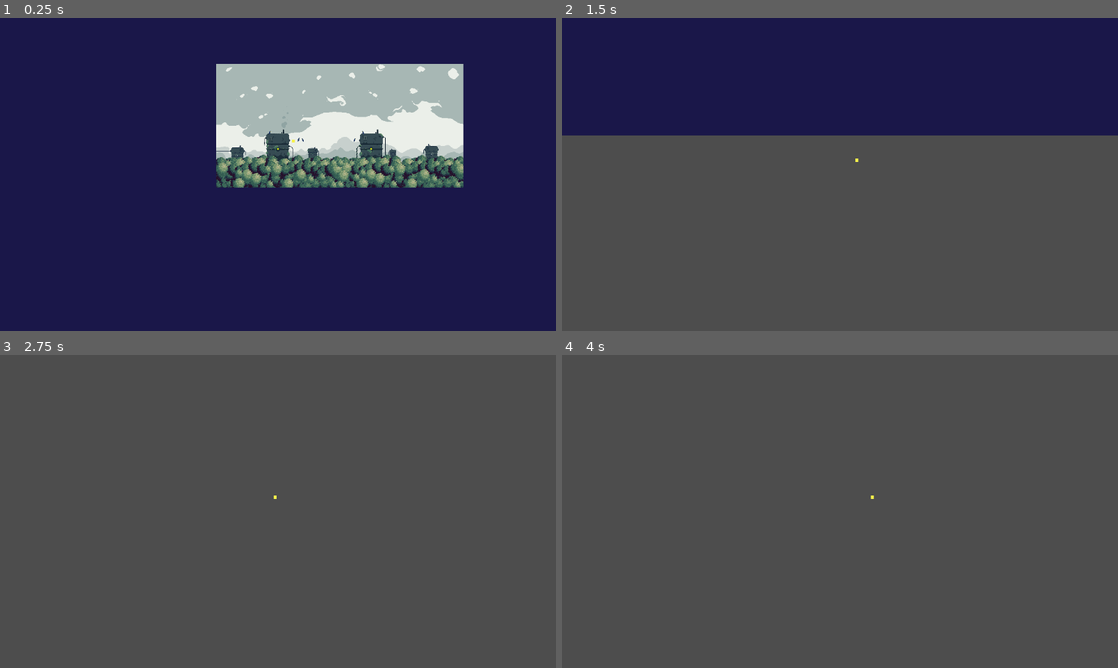
Above: before the commit, frames 1-4 (two rows, left to right).
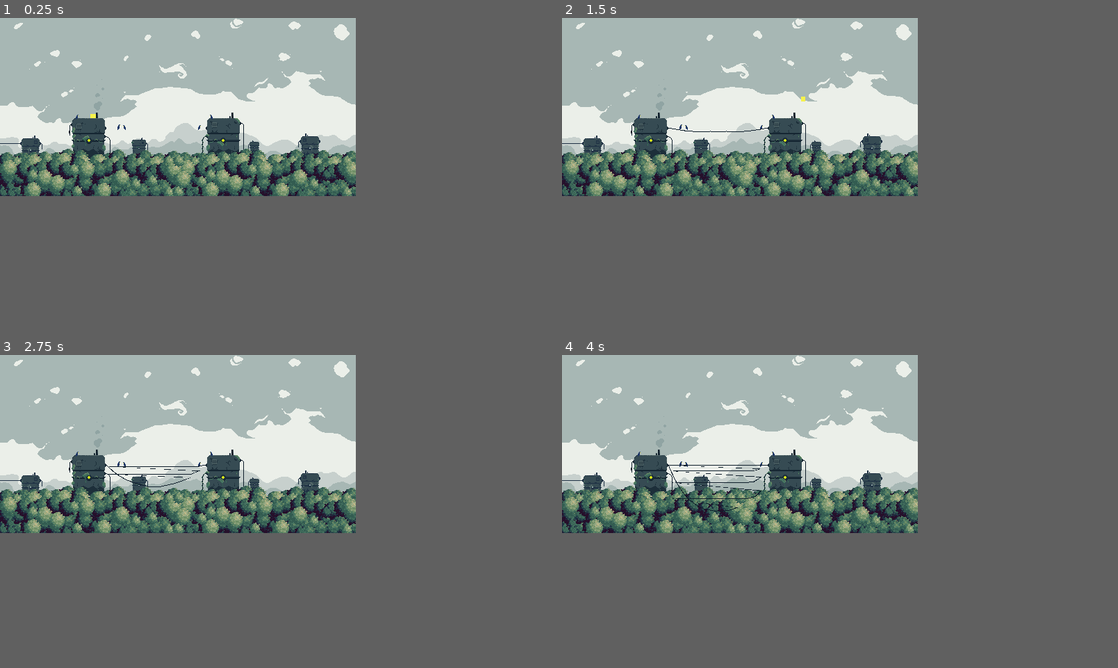
Above: after the commit, the same moments.

Repository: O-K-M-K/Godot-4-RopeMovement
Game: Godot game, scene res://World/World.tscn
Two runs of this game, one before a commit and one after it. Both use one fixed random seed, a clock stepped at 60 frames per second and the inputs below.
Inputs (mouse positions are in pixels of both pictures, inside the frame that each line leads up to):
- Up to frame 1 (0.25 s): no input
- Up to frame 2 (1.5 s): move the mouse to (962, 158) at 0.52 s; hold Space (jump) 0.53-1.28 s; hold Right (ui_right) from 0.53 s (still down); click (962, 158) at 0.67 s; move the mouse to (728, 190) at 1.27 s; tap Space (jump) at 1.35 s; click (728, 190) at 1.42 s
- Up to frame 3 (2.75 s): tap Space (jump) at 1.52, 1.82 s; move the mouse to (333, 442) at 2.02 s; release Right (ui_right) at 2.03 s; hold Left (ui_left) from 2.03 s (still down); hold Space (jump) from 2.03 s (still down); click (333, 442) at 2.17 s
- Up to frame 4 (4 s): move the mouse to (812, 574) at 2.77 s; release Left (ui_left) at 2.78 s; release Space (jump) at 2.78 s; hold Right (ui_right) from 2.78 s (still down); tap Space (jump) at 2.85, 3.02, 3.32 s; click (812, 574) at 2.92 s; move the mouse to (1006, 558) at 3.52 s; hold Space (jump) from 3.53 s (still down); click (1006, 558) at 3.67 s
In our replay, the window is 800x450 before the commit and 512x256 after it. These sizes can differ from the game's own. Grey fills any space a smaller window leaves; there, only what the larger window draws over its background counts as a difference.

The runs differ from the first frame. In frame 1, 40% of the frame differs, in the area x 0-84%, y 0-57%; in frame 2, 49%, in the area x 0-100%, y 0-57%; in frame 3, 35%; in frame 4, 35%.

Commit message:
Added partial rope physics

Diff:
--- a/Assets/Rope.tscn
+++ b/Assets/Rope.tscn
@@ -19,7 +19,9 @@
 visible = false
 
 [node name="RopeStartPiece2" parent="." instance=ExtResource("3_r4jng")]
+freeze = true
 script = null
 
 [node name="RopeEndPiece2" parent="." instance=ExtResource("3_r4jng")]
+freeze = true
 script = null
--- a/Assets/RopePiece.tscn
+++ b/Assets/RopePiece.tscn
@@ -7,9 +7,9 @@
 height = 12.0
 
 [node name="RopePeice" type="RigidBody2D"]
-collision_layer = 2
+collision_layer = 4
 collision_mask = 0
-gravity_scale = 0.5
+gravity_scale = 0.02
 linear_damp = 0.2
 angular_damp = 1.0
 script = ExtResource("1_6e3gb")
--- a/Assets/rope_peice.gd
+++ b/Assets/rope_peice.gd
@@ -1,4 +1,6 @@
+#@tool
 extends RigidBody2D
+class_name RopePiece
 
 var id := 1
 var parent : Object = null
--- a/Platforms/MovingPlatform.tscn
+++ b/Platforms/MovingPlatform.tscn
@@ -8,7 +8,7 @@
 move_to = Vector2(0, -64)
 
 [node name="ActualPlatform" type="AnimatableBody2D" parent="."]
-position = Vector2(0, -62.2077)
+position = Vector2(0, 54.1486)
 collision_layer = 2
 
 [node name="CollisionPolygon2D" type="CollisionPolygon2D" parent="ActualPlatform"]
--- a/Player/Player.gd
+++ b/Player/Player.gd
@@ -11,6 +11,8 @@
 # BASIC MOVEMENT VARAIABLES ---------------- #
 var face_direction := 1
 var x_dir := 1
+
+@export var mass : float = 10.0
 
 @export var max_speed: float = 560
 @export var acceleration: float = 2880
@@ -37,7 +39,8 @@
 var jump_buffer_timer : float = 0
 var is_jumping := false
 # ----------------------------------- #
-
+var attached_rope : Object = null
+var attached_rope_part_id : int = -INF
 
 # All iputs we want to keep track of
 func get_input() -> Dictionary:
@@ -154,3 +157,18 @@
 	# This way everything is contained in just 1 script with no node requirements
 	jump_coyote_timer -= delta
 	jump_buffer_timer -= delta
+
+
+
+func _on_rope_detector_body_entered(body: RopePiece) -> void:
+
+	attached_rope = body.parent
+	attached_rope.player_applied_force = mass * gravity_acceleration/100
+	attached_rope_part_id = body.id
+	attached_rope.active_rope_id = attached_rope_part_id
+
+
+func _on_rope_detector_body_exited(body: RopePiece) -> void:
+	attached_rope = body.parent
+	attached_rope_part_id = -INF
+	attached_rope.active_rope_id = attached_rope_part_id
--- a/Player/Player.tscn
+++ b/Player/Player.tscn
@@ -48,6 +48,9 @@
 "Land": SubResource("4")
 }
 
+[sub_resource type="CircleShape2D" id="CircleShape2D_lsb53"]
+radius = 16.0
+
 [node name="Player" type="CharacterBody2D" groups=["Player"]]
 z_index = 10
 collision_mask = 14
@@ -91,3 +94,14 @@
 libraries = {
 "": SubResource("AnimationLibrary_1lb64")
 }
+
+[node name="RopeDetector" type="Area2D" parent="."]
+collision_layer = 2
+collision_mask = 4
+
+[node name="CollisionShape2D" type="CollisionShape2D" parent="RopeDetector"]
+position = Vector2(0, 16)
+shape = SubResource("CircleShape2D_lsb53")
+
+[connection signal="body_entered" from="RopeDetector" to="." method="_on_rope_detector_body_entered"]
+[connection signal="body_exited" from="RopeDetector" to="." method="_on_rope_detector_body_exited"]
--- a/Rope.gd
+++ b/Rope.gd
@@ -1,3 +1,4 @@
+#@tool
 extends Node2D
 
 var RopePiece = preload("res://Assets/RopePiece.tscn")
@@ -7,7 +8,12 @@
 var rope_points : PackedVector2Array = []
 var rope_colors: PackedColorArray = []
 
+var active_rope_id := -INF : set = set_active_rope_id
+
 var color1 := Color("#0f1e2b")
+
+@export var deafult_mass : float = 1.0
+var player_applied_force : float
 
 @onready var rope_start_piece = $RopeStartPiece2
 @onready var rope_end_piece = $RopeEndPiece2
@@ -15,10 +21,26 @@
 @onready var rope_end_joint = $RopeEndPiece2/C/J
 
 
+func set_active_rope_id(value:int):
+	#i need to make it more efficient - hash table maybe? gotta be better than a list...
+	if active_rope_id != value:
+		active_rope_id = value
+		if active_rope_id == -INF:
+			for i in rope_parts:
+				(i as RigidBody2D).mass = deafult_mass
+		else:
+			for i in len(rope_parts):
+				if i == active_rope_id:
+					(rope_parts[i] as RigidBody2D).mass = player_applied_force
+				else:
+					(rope_parts[i] as RigidBody2D).mass = deafult_mass
 
 func _ready():
 	rope_start_piece.set_freeze_enabled(true)
 	rope_end_piece.set_freeze_enabled(true)
+	#spawn_rope(rope_start_piece.global_position, rope_end_piece.global_position+Vector2(20,0))
+
+
 
 func _process(delta: float) -> void:
 	get_rope_points()
@@ -26,7 +48,6 @@
 		queue_redraw()
 
 func spawn_rope(start_pos:Vector2, end_pos:Vector2):
-	print("Rope Spawned")
 	rope_start_piece.global_position = start_pos
 	rope_end_piece.global_position = end_pos
 	start_pos = rope_start_joint.global_position
@@ -55,9 +76,9 @@
 	rope_end_joint.node_b = rope_parts[-1].get_path()
 
 
-func add_piece(parent:Object, id:int, spawn_angle:float) -> Object:
+func add_piece(parent:Object, id:int, spawn_angle:float) -> RopePiece:
 	var joint : PinJoint2D = parent.get_node("C/J") as PinJoint2D
-	var piece : Object = RopePiece.instantiate() as Object
+	var piece : RopePiece = RopePiece.instantiate() as RopePiece
 	piece.global_position = joint.global_position
 	piece.rotation = spawn_angle
 	piece.parent = self
@@ -78,4 +99,4 @@
 
 
 func _draw():
-	draw_polyline_colors(rope_points, rope_colors)
+	draw_polyline_colors(rope_points, rope_colors, 1.0)
--- /dev/null
+++ b/World/PixilScene1.tscn
@@ -0,0 +1,44 @@
+[gd_scene load_steps=11 format=3 uid="uid://drqjnnshyc0tj"]
+
+[ext_resource type="Texture2D" uid="uid://c88ccnrnlqrae" path="res://PixelArt/bg_sky.png" id="1_8ep1d"]
+[ext_resource type="Texture2D" uid="uid://b4gkwmy4ixcv3" path="res://PixelArt/bg_mountains0.png" id="2_im457"]
+[ext_resource type="Texture2D" uid="uid://b4h17e0qmjiae" path="res://PixelArt/bg_mountains1.png" id="3_ri64i"]
+[ext_resource type="Texture2D" uid="uid://pgcysdwjpb6t" path="res://PixelArt/bg_machines.png" id="4_iot6y"]
+[ext_resource type="Texture2D" uid="uid://cir76r8ija8nj" path="res://PixelArt/front_sky.png" id="5_wcwo4"]
+[ext_resource type="Texture2D" uid="uid://c57um30ieqke7" path="res://PixelArt/bg_parrot.png" id="6_es5s5"]
+[ext_resource type="Texture2D" uid="uid://delfklmxk3ddf" path="res://PixelArt/machines.png" id="7_s47b0"]
+[ext_resource type="Texture2D" uid="uid://ogquonmb2d1" path="res://PixelArt/fg_parrot.png" id="8_2sh0r"]
+[ext_resource type="Texture2D" uid="uid://m1pwlo3epyy0" path="res://PixelArt/smog.png" id="9_u78wj"]
+[ext_resource type="Texture2D" uid="uid://blcel5524al56" path="res://PixelArt/fg_leaves.png" id="10_rrgqa"]
+
+[node name="Node2D" type="Node2D"]
+
+[node name="BgSky" type="Sprite2D" parent="."]
+texture = ExtResource("1_8ep1d")
+
+[node name="BgMountains0" type="Sprite2D" parent="."]
+texture = ExtResource("2_im457")
+
+[node name="BgMountains1" type="Sprite2D" parent="."]
+texture = ExtResource("3_ri64i")
+
+[node name="BgMachines" type="Sprite2D" parent="."]
+texture = ExtResource("4_iot6y")
+
+[node name="FrontSky" type="Sprite2D" parent="."]
+texture = ExtResource("5_wcwo4")
+
+[node name="BgParrot" type="Sprite2D" parent="."]
+texture = ExtResource("6_es5s5")
+
+[node name="Machines" type="Sprite2D" parent="."]
+texture = ExtResource("7_s47b0")
+
+[node name="FgParrot" type="Sprite2D" parent="."]
+texture = ExtResource("8_2sh0r")
+
+[node name="Smog" type="Sprite2D" parent="."]
+texture = ExtResource("9_u78wj")
+
+[node name="FgLeaves" type="Sprite2D" parent="."]
+texture = ExtResource("10_rrgqa")
--- /dev/null
+++ b/World/RopeController.gd
@@ -0,0 +1,33 @@
+#@tool
+extends Node2D
+
+var Rope = preload("res://Assets/Rope.tscn")
+@onready var start_node = $StartPoint
+@onready var end_node = $EndPoint
+var start_pos := Vector2.ZERO
+var end_pos := Vector2.ZERO
+@export var rope_collosion_height = Vector2(0,-12)
+
+var temp_rope = null
+
+
+func _ready() -> void:
+	start_pos = start_node.global_position + rope_collosion_height
+	end_pos = end_node.global_position + rope_collosion_height
+
+	temp_rope = Rope.instantiate()
+	add_sibling.call_deferred(temp_rope)
+	#rope.get_stuff(start_pos, end_pos)
+	#temp_rope.spawn_rope(start_pos, end_pos)
+
+
+
+
+func _input(event: InputEvent) -> void:
+	if event is InputEventMouseButton and !event.is_pressed():
+		temp_rope.spawn_rope(start_pos, end_pos)
+		#var rope = Rope.instantiate()
+		#add_sibling(rope)
+		#rope.spawn_rope(start_pos, end_pos)
+		#start_pos = Vector2.ZERO
+		#end_pos = Vector2.ZERO
--- a/World/World.gd
+++ b/World/World.gd
@@ -9,16 +9,16 @@
 func _input(event: InputEvent) -> void:
 	if Input.is_action_just_pressed("ui_cancel"):
 		swap_fullscreen_mode()
-	if event is InputEventMouseButton and !event.is_pressed():
-		if start_pos == Vector2.ZERO:
-			start_pos = get_global_mouse_position()
-		elif end_pos == Vector2.ZERO:
-			end_pos = get_global_mouse_position()
-			var rope = Rope.instantiate()
-			add_child(rope)
-			rope.spawn_rope(start_pos, end_pos)
-			start_pos = Vector2.ZERO
-			end_pos = Vector2.ZERO
+	#if event is InputEventMouseButton and !event.is_pressed():
+		#if start_pos == Vector2.ZERO:
+			#start_pos = get_global_mouse_position()
+		#elif end_pos == Vector2.ZERO:
+			#end_pos = get_global_mouse_position()
+			#var rope = Rope.instantiate()
+			#add_child(rope)
+			#rope.spawn_rope(start_pos, end_pos)
+			#start_pos = Vector2.ZERO
+			#end_pos = Vector2.ZERO
 
 func swap_fullscreen_mode():
 	if DisplayServer.window_get_mode() == DisplayServer.WINDOW_MODE_FULLSCREEN:
--- a/World/World.tscn
+++ b/World/World.tscn
@@ -1,25 +1,21 @@
-[gd_scene load_steps=16 format=3 uid="uid://cfg4sor4sotk6"]
+[gd_scene load_steps=9 format=3 uid="uid://cfg4sor4sotk6"]
 
 [ext_resource type="Script" path="res://World/World.gd" id="1"]
 [ext_resource type="PackedScene" uid="uid://lrbobe03y04y" path="res://ScreenCamera/ScreenCamera.tscn" id="3"]
 [ext_resource type="PackedScene" uid="uid://cvboky6pqlyk0" path="res://Player/Player.tscn" id="4"]
 [ext_resource type="PackedScene" uid="uid://dyq8g35t6hsjf" path="res://Platforms/MovingPlatform.tscn" id="5"]
 [ext_resource type="PackedScene" uid="uid://cqindn5hr3fl7" path="res://Platforms/CirclePlatform.tscn" id="6"]
-[ext_resource type="Texture2D" uid="uid://delfklmxk3ddf" path="res://PixelArt/machines.png" id="7_31keg"]
-[ext_resource type="Texture2D" uid="uid://c88ccnrnlqrae" path="res://PixelArt/bg_sky.png" id="7_yfsrp"]
-[ext_resource type="Texture2D" uid="uid://b4gkwmy4ixcv3" path="res://PixelArt/bg_mountains0.png" id="8_ese61"]
-[ext_resource type="Texture2D" uid="uid://b4h17e0qmjiae" path="res://PixelArt/bg_mountains1.png" id="9_o6oru"]
-[ext_resource type="Texture2D" uid="uid://pgcysdwjpb6t" path="res://PixelArt/bg_machines.png" id="10_ceb1p"]
-[ext_resource type="Texture2D" uid="uid://cir76r8ija8nj" path="res://PixelArt/front_sky.png" id="11_qlu3r"]
-[ext_resource type="Texture2D" uid="uid://c57um30ieqke7" path="res://PixelArt/bg_parrot.png" id="12_swern"]
-[ext_resource type="Texture2D" uid="uid://ogquonmb2d1" path="res://PixelArt/fg_parrot.png" id="14_eewx3"]
-[ext_resource type="Texture2D" uid="uid://m1pwlo3epyy0" path="res://PixelArt/smog.png" id="15_tmfyi"]
-[ext_resource type="Texture2D" uid="uid://blcel5524al56" path="res://PixelArt/fg_leaves.png" id="16_eh4gk"]
+[ext_resource type="PackedScene" uid="uid://drqjnnshyc0tj" path="res://World/PixilScene1.tscn" id="6_40msu"]
+[ext_resource type="Script" path="res://World/RopeController.gd" id="7_2xcry"]
+
+[sub_resource type="RectangleShape2D" id="RectangleShape2D_6muqh"]
+size = Vector2(48, 66)
 
 [node name="World" type="Node2D"]
 script = ExtResource("1")
 
 [node name="Background" type="ColorRect" parent="."]
+visible = false
 offset_left = -1920.0
 offset_top = -480.0
 offset_right = 1920.0
@@ -28,9 +24,14 @@
 color = Color(0.101961, 0.0901961, 0.286275, 1)
 
 [node name="Player" parent="." instance=ExtResource("4")]
-position = Vector2(-96, -96)
+position = Vector2(-122, 3.00001)
 scale = Vector2(0.199255, 0.199255)
 platform_wall_layers = 2
+max_speed = 0.001
+acceleration = 400.0
+gravity_acceleration = 1000.0
+gravity_max = 500.0
+jump_force = 400.0
 
 [node name="Platforms" type="Node2D" parent="."]
 
@@ -46,38 +47,32 @@
 position = Vector2(512, 608)
 
 [node name="ScreenCamera" parent="." instance=ExtResource("3")]
-editor_draw_limits = true
-target = NodePath("../Player")
-screen_size = Vector2(256, 256)
+z_index = 2
+script = null
 
-[node name="Node2D" type="Node2D" parent="."]
+[node name="PixilScene" parent="." instance=ExtResource("6_40msu")]
 
-[node name="BgSky" type="Sprite2D" parent="Node2D"]
-texture = ExtResource("7_yfsrp")
+[node name="StaticBody2D" type="StaticBody2D" parent="."]
+position = Vector2(-128, 48)
+collision_layer = 2
 
-[node name="BgMountains0" type="Sprite2D" parent="Node2D"]
-texture = ExtResource("8_ese61")
+[node name="CollisionShape2D" type="CollisionShape2D" parent="StaticBody2D"]
+position = Vector2(-1, 1)
+shape = SubResource("RectangleShape2D_6muqh")
 
-[node name="BgMountains1" type="Sprite2D" parent="Node2D"]
-texture = ExtResource("9_o6oru")
+[node name="StaticBody2D" type="StaticBody2D" parent="StaticBody2D"]
+position = Vector2(194, 0)
+collision_layer = 2
 
-[node name="BgMachines" type="Sprite2D" parent="Node2D"]
-texture = ExtResource("10_ceb1p")
+[node name="CollisionShape2D" type="CollisionShape2D" parent="StaticBody2D/StaticBody2D"]
+position = Vector2(-1, 1)
+shape = SubResource("RectangleShape2D_6muqh")
 
-[node name="FrontSky" type="Sprite2D" parent="Node2D"]
-texture = ExtResource("11_qlu3r")
+[node name="RopeController" type="Node2D" parent="."]
+position = Vector2(-103, 30)
+script = ExtResource("7_2xcry")
 
-[node name="BgParrot" type="Sprite2D" parent="Node2D"]
-texture = ExtResource("12_swern")
+[node name="StartPoint" type="Node2D" parent="RopeController"]
 
-[node name="Machines" type="Sprite2D" parent="Node2D"]
-texture = ExtResource("7_31keg")
-
-[node name="FgParrot" type="Sprite2D" parent="Node2D"]
-texture = ExtResource("14_eewx3")
-
-[node name="Smog" type="Sprite2D" parent="Node2D"]
-texture = ExtResource("15_tmfyi")
-
-[node name="FgLeaves" type="Sprite2D" parent="Node2D"]
-texture = ExtResource("16_eh4gk")
+[node name="EndPoint" type="Node2D" parent="RopeController"]
+position = Vector2(143, 0)
--- a/project.godot
+++ b/project.godot
@@ -18,6 +18,8 @@
 
 [display]
 
+window/size/viewport_width=512
+window/size/viewport_height=256
 window/size/initial_position_type=0
 window/stretch/mode="viewport"
 window/size/fullscreen=true
Not shown: 1 places in Player/Player.tscn that only renumber resources
